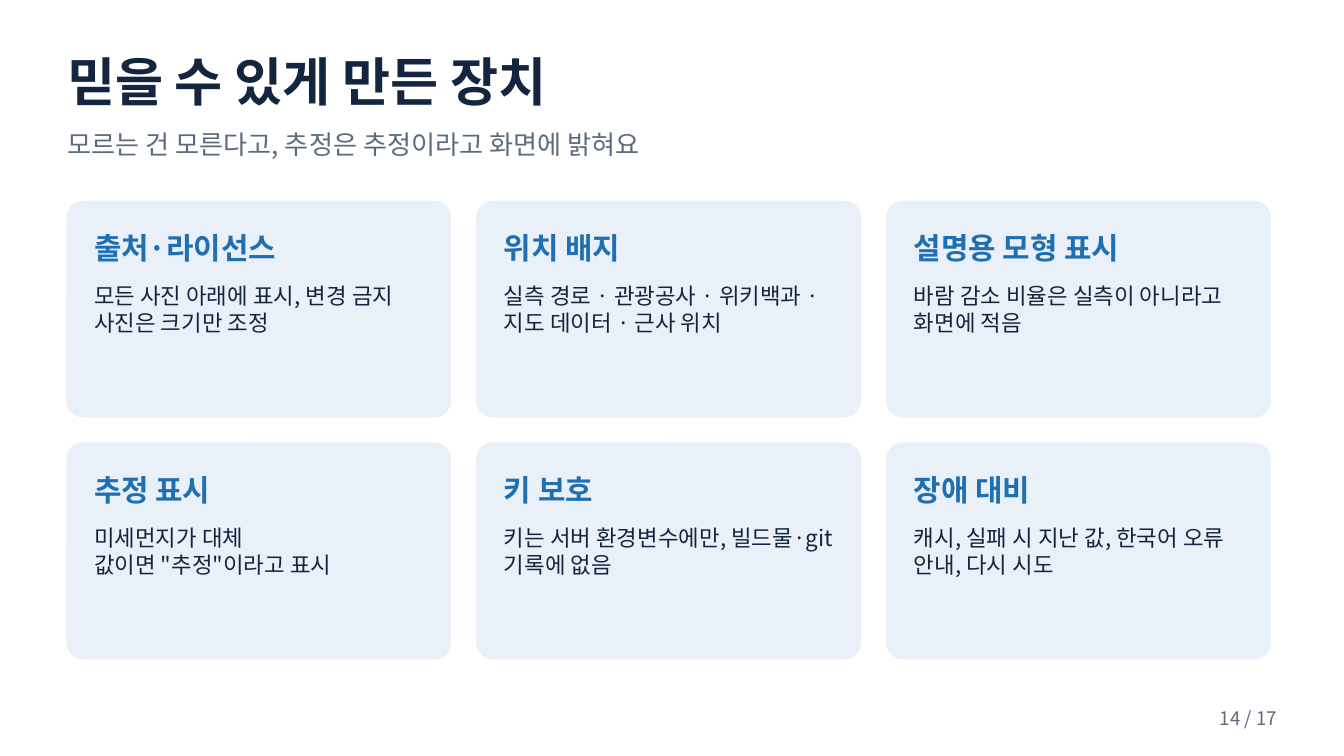
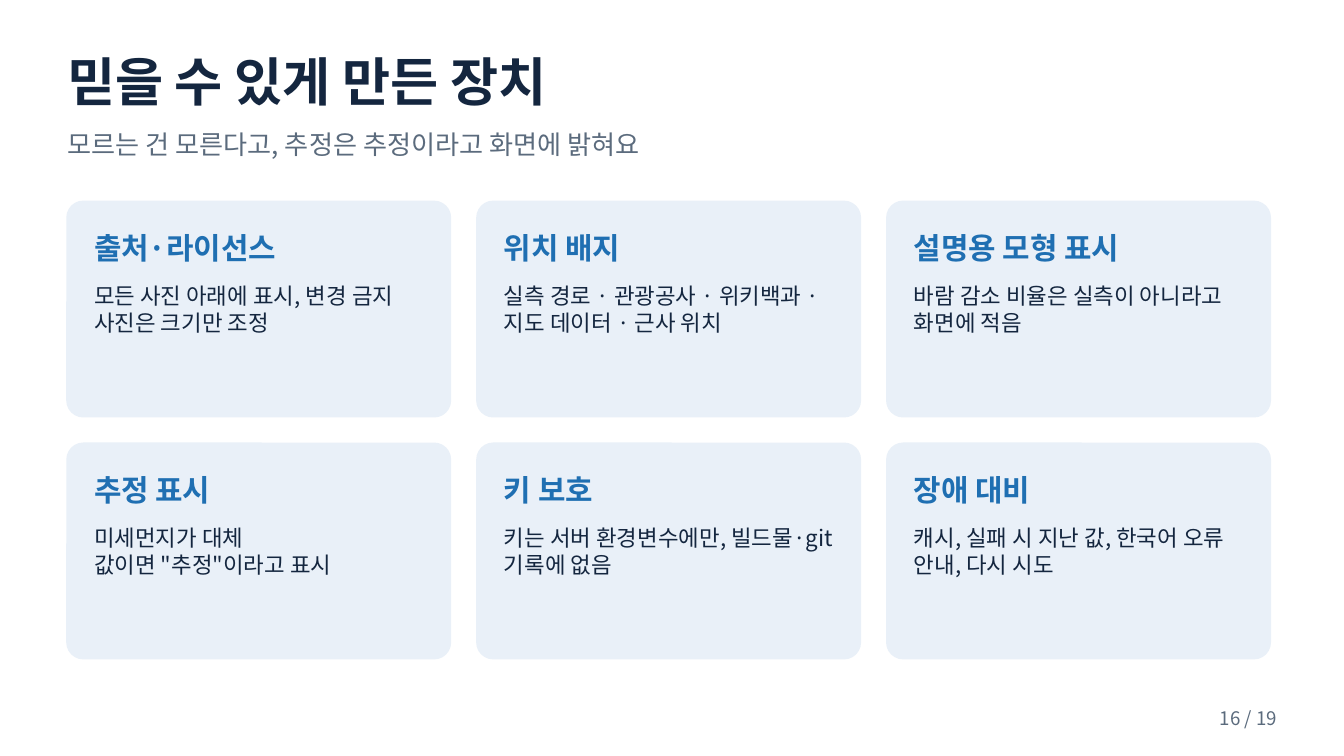
Before and after one commit to pjhjustin2430-cmd/doldam-today-jeju, a slide deck: slide 16 of docs/돌담오늘_발표자료.pptx (slide 14 before the commit). Drawn at 1344x756 pixels with LibreOffice and Linux fonts; fonts in the diff are those of the drawing. Boxes give left, top, right and bottom in pixels: in the first picture for what was removed or moved away, otherwise in the second. Text is boxed around its words. In the diff, an @@ line names an element or a change of style, - is before the commit and + after.

```diff
--- a/docs/돌담오늘_발표자료.pptx
+++ b/docs/돌담오늘_발표자료.pptx
@@ text at [1220, 711, 1277, 725]: text changed @@
-14 / 17
+16 / 19
```
Also in this commit, not shown: 15 other slides changed, 2 slides added, 7 other files.
